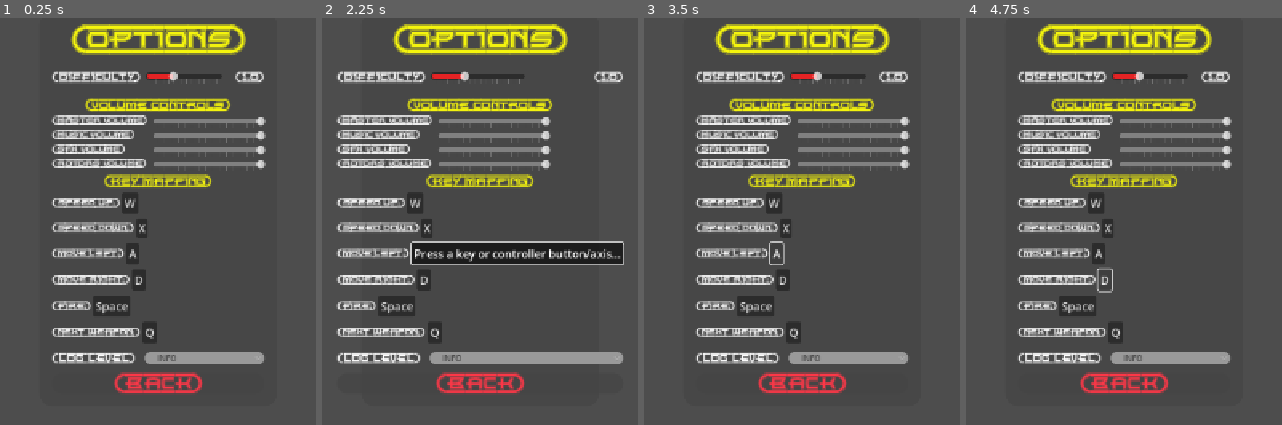
Above: before the commit, frames 1-4 (left to right).
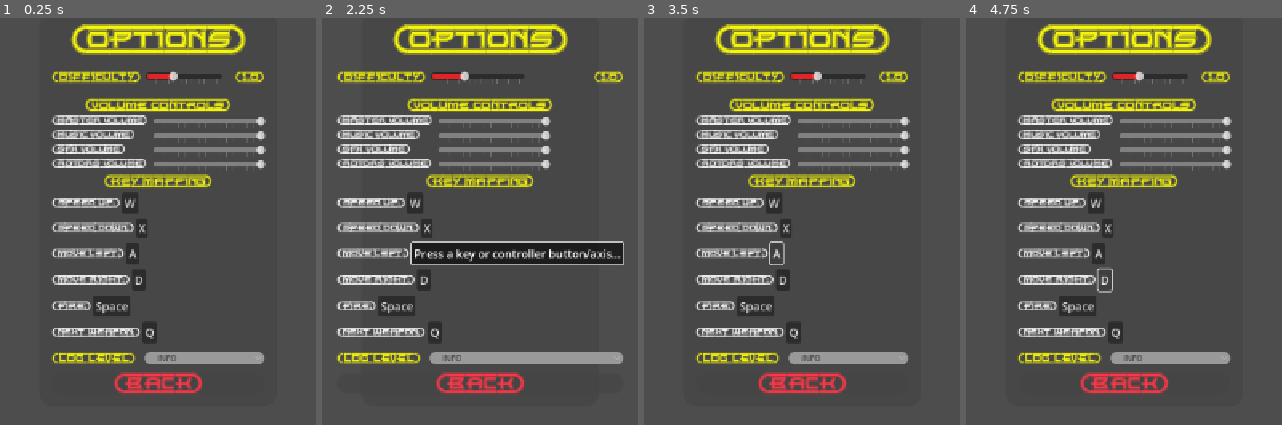
Above: after the commit, the same moments.

Repository: ikostan/SkyLockAssault
Game: Godot game, scene res://scenes/options_menu.tscn
Two runs of this game, one before a commit and one after it. Both use one fixed random seed, a clock stepped at 60 frames per second and the inputs below. This scene is started directly instead of the project's main scene. Video files are missing from this copy of the repository; at most half a second of black plays in their place. Sound files missing from this copy of the repository are replaced by a short silence.
Inputs:
- Up to frame 1 (0.25 s): no input
- Up to frame 2 (2.25 s): click "W" at 0.5 s; click "Press a key or controller but…" at 1.25 s; click "A" at 2 s
- Up to frame 3 (3.5 s): click "Press a key or controller but…" at 2.75 s
- Up to frame 4 (4.75 s): click "D" at 3.5 s; click "Press a key or controller but…" at 4.25 s

The runs differ from the first frame. In frame 1, 1.6% of the frame differs, in the area x 16-84%, y 13-86%; in frame 2, 1.6%, in the area x 4-96%, y 13-86%; in frame 3, 1.6%; in frame 4, 1.6%.

Commit message:
[BUG] Audio Crackling and Delays in Non-Threaded Web Exports; Main Thread Blocking Warning in Threaded Exports #262
Potential Fixes Explored:

- Enabling Progressive Web App (PWA) in Export > Web > Options to unlock SharedArrayBuffer for better threading stability.

- Enabling PWA in Godot 4.5 web export sets up service worker and required headers (COOP/COEP) to unlock SharedArrayBuffer, allowing stable multi-threading. This prevents main-thread blocking risks (causing audio crackling/delays in your threaded preset), even if the warning appears benign without crashes.

- [BUG] Rotors Volume Level Not Persisted Across Sessions #264

Diff:
--- a/scenes/bullet.tscn
+++ b/scenes/bullet.tscn
@@ -4,7 +4,7 @@
 [ext_resource type="Texture2D" uid="uid://b7utqr70u1mex" path="res://files/sprite/laser_sprites/01.png" id="2_y25gk"]
 
 [sub_resource type="CircleShape2D" id="CircleShape2D_l5glv"]
-radius = 3.0
+radius = 1.5
 
 [node name="BulletFirer" type="Node2D"]
 texture_filter = 1
@@ -21,6 +21,6 @@
 
 [node name="Sprite2D" type="Sprite2D" parent="Area2D"]
 texture_filter = 1
-position = Vector2(-2, 0)
-scale = Vector2(0.5, 0.5)
+position = Vector2(-1.5, 0)
+scale = Vector2(0.25, 0.25)
 texture = ExtResource("2_y25gk")
--- a/scenes/main_scene.tscn
+++ b/scenes/main_scene.tscn
@@ -3,7 +3,7 @@
 [ext_resource type="Script" uid="uid://ctm7qg12s2swt" path="res://scripts/main_scene.gd" id="1_7ykc4"]
 [ext_resource type="PackedScene" uid="uid://cb4n4cqkuddqg" path="res://scenes/pause_menu.tscn" id="1_w2twt"]
 [ext_resource type="FontFile" uid="uid://borwvgqdgawbj" path="res://files/fonts/EMPIREST.TTF" id="2_pu3yx"]
-[ext_resource type="PackedScene" uid="uid://37rarq1yywmc" path="res://scenes/player.tscn" id="2_pw63i"]
+[ext_resource type="PackedScene" uid="uid://37rarq1yywmc" path="res://scenes/Player.tscn" id="2_pw63i"]
 
 [sub_resource type="StyleBoxFlat" id="StyleBoxFlat_pu3yx"]
 bg_color = Color(0.2627451, 0.2627451, 0.2627451, 0.5882353)
--- a/scenes/options_menu.tscn
+++ b/scenes/options_menu.tscn
@@ -136,6 +136,7 @@
 [node name="Label" type="Label" parent="Panel/OptionsVBoxContainer/DifficultyLevelContainer"]
 layout_mode = 2
 size_flags_horizontal = 0
+theme_override_colors/font_color = Color(0.9607843, 0.9607843, 0.050980393, 1)
 theme_override_fonts/font = ExtResource("1_liyum")
 theme_override_font_sizes/font_size = 20
 text = "{DIFFICULTY}"
@@ -158,6 +159,7 @@
 [node name="DifficultyValueLabel" type="Label" parent="Panel/OptionsVBoxContainer/DifficultyLevelContainer"]
 layout_mode = 2
 size_flags_horizontal = 10
+theme_override_colors/font_color = Color(0.9607843, 0.9607843, 0.050980393, 1)
 theme_override_fonts/font = ExtResource("1_liyum")
 theme_override_font_sizes/font_size = 20
 text = "{0.0}"
@@ -351,6 +353,7 @@
 [node name="Label" type="Label" parent="Panel/OptionsVBoxContainer/LogLevelContainer"]
 layout_mode = 2
 size_flags_horizontal = 0
+theme_override_colors/font_color = Color(0.9607843, 0.9607843, 0.050980393, 1)
 theme_override_fonts/font = ExtResource("1_liyum")
 theme_override_font_sizes/font_size = 20
 text = "{LOG=LEVEL}"
--- a/scripts/globals.gd
+++ b/scripts/globals.gd
@@ -10,6 +10,7 @@
 @export var master_volume: float = 1.0
 @export var music_volume: float = 1.0
 @export var sfx_volume: float = 1.0
+@export var rotors_volume: float = 1.0
 
 # In globals.gd (add after @export vars)
 var options_instance: CanvasLayer = null
@@ -30,6 +31,7 @@
 	_apply_volume_to_bus("Master", master_volume)
 	_apply_volume_to_bus("Music", music_volume)
 	_apply_volume_to_bus("SFX", sfx_volume)
+	_apply_volume_to_bus("SFX_Rotors", rotors_volume)
 
 
 # New: Helper to apply volume to a named bus (extracted from _ready)
@@ -58,6 +60,9 @@
 		sfx_volume = config.get_value("Settings", "sfx_volume", 1.0)
 		log_message("Loaded sfx_volume level: " + str(sfx_volume), LogLevel.DEBUG)
 
+		rotors_volume = config.get_value("Settings", "rotors_volume", 1.0)
+		log_message("Loaded rotors_volume level: " + str(rotors_volume), LogLevel.DEBUG)
+
 		current_log_level = config.get_value("Settings", "log_level", LogLevel.INFO)
 		log_message("Loaded saved log level: " + LogLevel.keys()[current_log_level], LogLevel.DEBUG)
 
@@ -83,6 +88,7 @@
 	config.set_value("Settings", "master_volume", master_volume)
 	config.set_value("Settings", "music_volume", music_volume)
 	config.set_value("Settings", "sfx_volume", sfx_volume)
+	config.set_value("Settings", "rotors_volume", rotors_volume)
 
 	config.save("user://settings.cfg")
 	log_message("Settings saved.", LogLevel.DEBUG)
--- a/scripts/options_menu.gd
+++ b/scripts/options_menu.gd
@@ -36,19 +36,6 @@
 @onready var difficulty_label: Label = get_node(
 	"Panel/OptionsVBoxContainer/DifficultyLevelContainer/DifficultyValueLabel"
 )
-
-
-func _input(event: InputEvent) -> void:
-	## Handles input events for the options menu.
-	##
-	## Logs mouse click positions for debugging.
-	##
-	## :param event: The input event to process.
-	## :type event: InputEvent
-	## :rtype: void
-	if event is InputEventMouseButton and event.pressed and event.button_index == MOUSE_BUTTON_LEFT:
-		var pos: Vector2 = event.position  # Explicitly type as Vector2
-		Globals.log_message("Clicked at: (%s, %s)" % [pos.x, pos.y], Globals.LogLevel.DEBUG)
 
 
 func _ready() -> void:
@@ -122,6 +109,19 @@
 		)
 
 
+func _input(event: InputEvent) -> void:
+	## Handles input events for the options menu.
+	##
+	## Logs mouse click positions for debugging.
+	##
+	## :param event: The input event to process.
+	## :type event: InputEvent
+	## :rtype: void
+	if event is InputEventMouseButton and event.pressed and event.button_index == MOUSE_BUTTON_LEFT:
+		var pos: Vector2 = event.position  # Explicitly type as Vector2
+		Globals.log_message("Clicked at: (%s, %s)" % [pos.x, pos.y], Globals.LogLevel.DEBUG)
+
+
 # New: Centralized teardown helper
 func _teardown() -> void:
 	## Central teardown: Restores hidden menu, clears flags/refs.
--- a/scripts/volume_slider.gd
+++ b/scripts/volume_slider.gd
@@ -59,6 +59,15 @@
 			"SFX Volume Level in Globals: " + str(Globals.sfx_volume), Globals.LogLevel.DEBUG
 		)
 
+	if bus_name == "SFX_Rotors":
+		Globals.rotors_volume = value
+		Globals.log_message(
+			str(bus_name) + " volume level changed: " + str(value), Globals.LogLevel.DEBUG
+		)
+		Globals.log_message(
+			"Rotors Volume Level in Globals: " + str(Globals.rotors_volume), Globals.LogLevel.DEBUG
+		)
+
 	# New: Start/restart debounce timer instead of immediate save
 	if save_debounce_timer.is_stopped():
 		save_debounce_timer.start()
Not shown, changed: export_presets.cfg
Not shown, changed: .github/scripts/patch_index_js.sh
Not shown, changed: .github/workflows/codeql.yml
Not shown, changed: .github/workflows/deploy_to_itch.yml
Not shown, changed: .github/workflows/lint_test_deploy.yml
